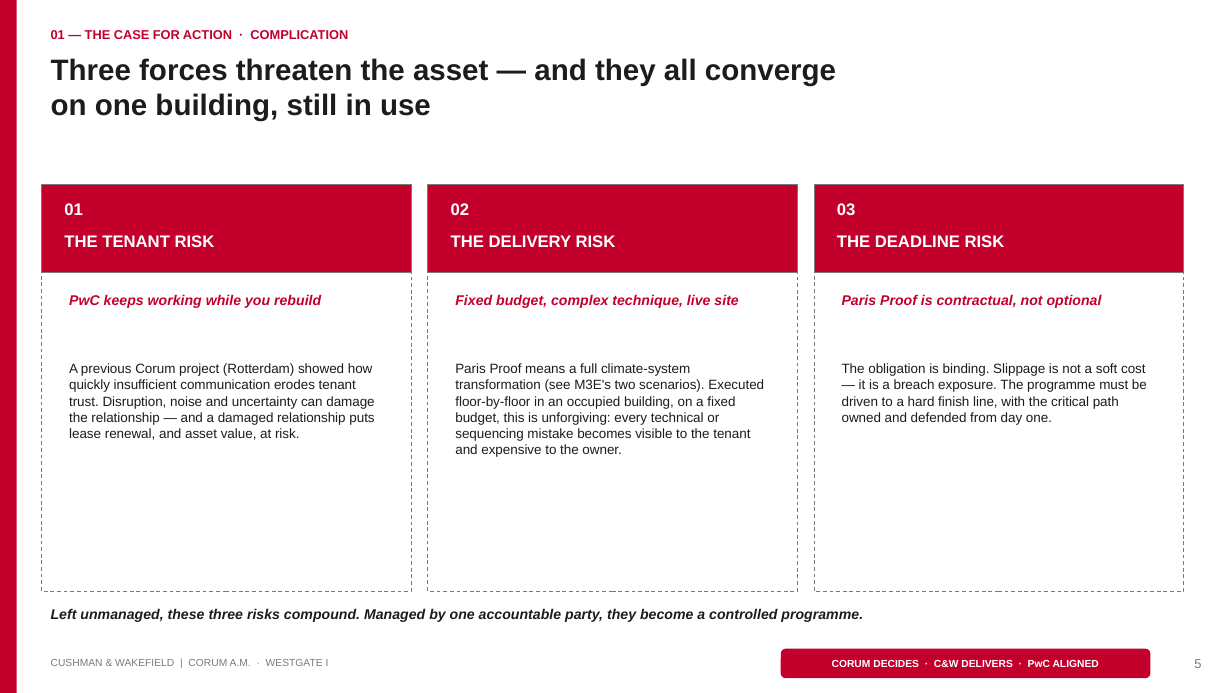
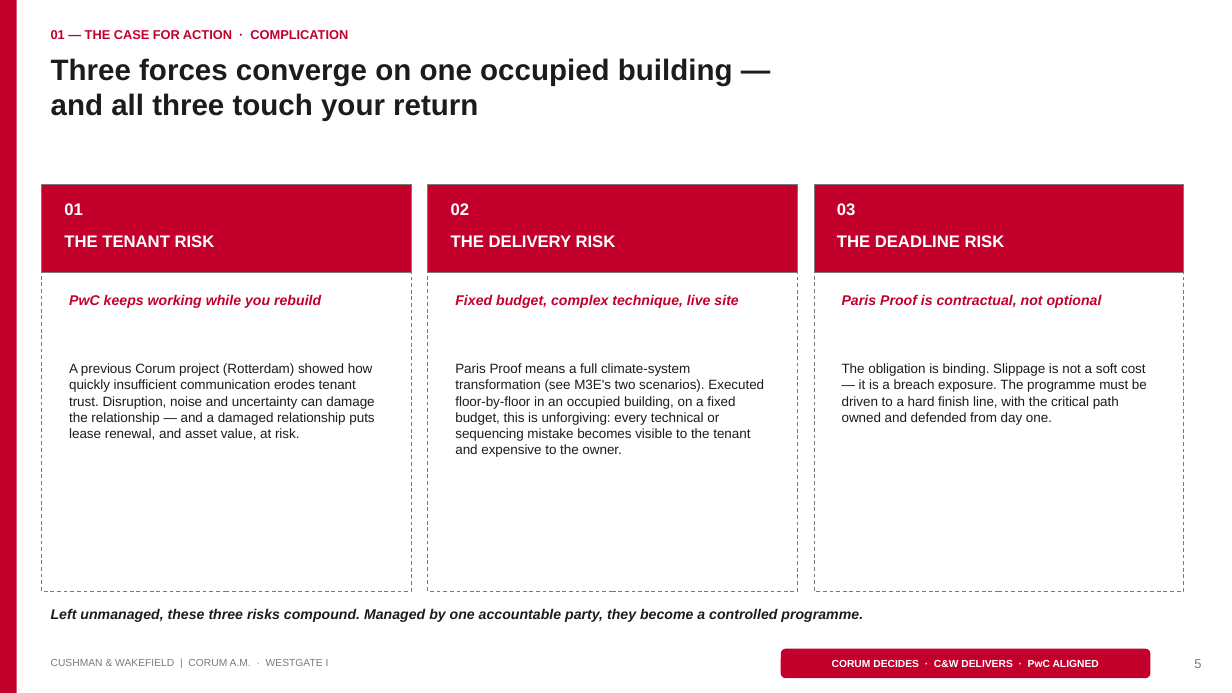
Before and after one commit to sjbezemer-cmyk/Solid-Base, a slide deck: slide 5 of corum-pitch/Corum-Westgate-I-Pitch-Wireframe.pptx. Drawn at 1232x693 pixels with LibreOffice and Linux fonts; fonts in the diff are those of the drawing. Boxes give left, top, right and bottom in pixels: in the first picture for what was removed or moved away, otherwise in the second. Text is boxed around its words. In the diff, an @@ line names an element or a change of style, - is before the commit and + after.

```diff
--- a/corum-pitch/Corum-Westgate-I-Pitch-Wireframe.pptx
+++ b/corum-pitch/Corum-Westgate-I-Pitch-Wireframe.pptx
@@ text at <box>51,58,733,121</box>: text changed @@
-Three forces threaten the asset — and they all converge
-on one building, still in use
+Three forces converge on one occupied building —
+and all three touch your return
```
Also in this commit, not shown: 3 other slides changed, 1 other file.
